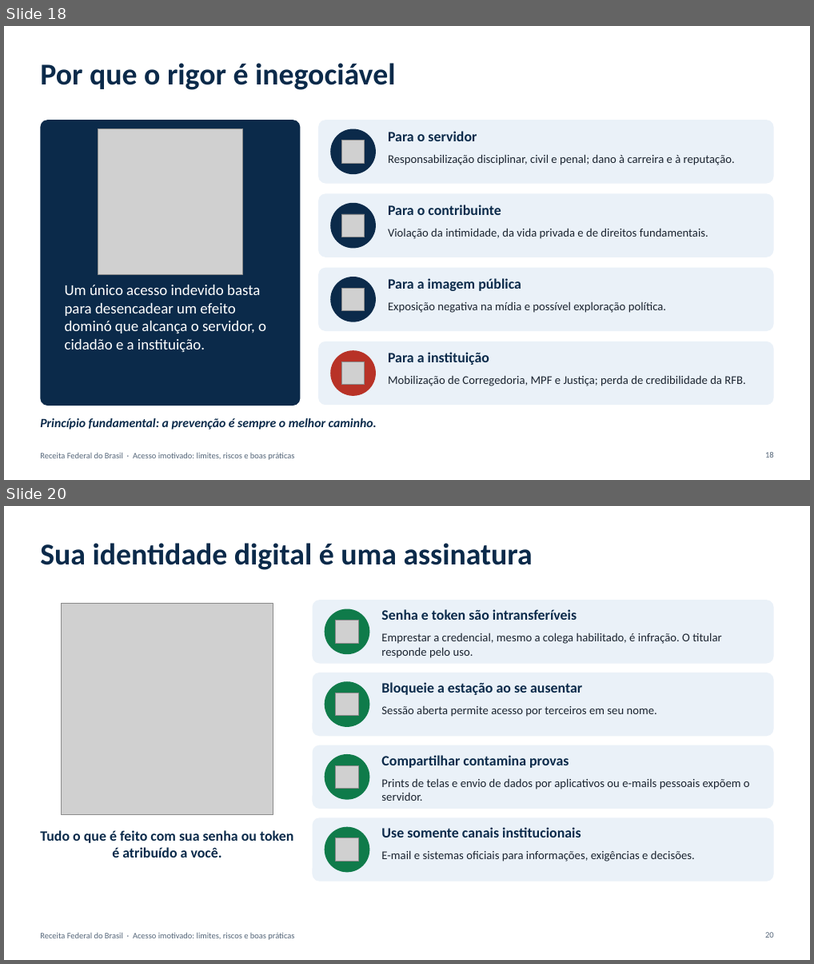
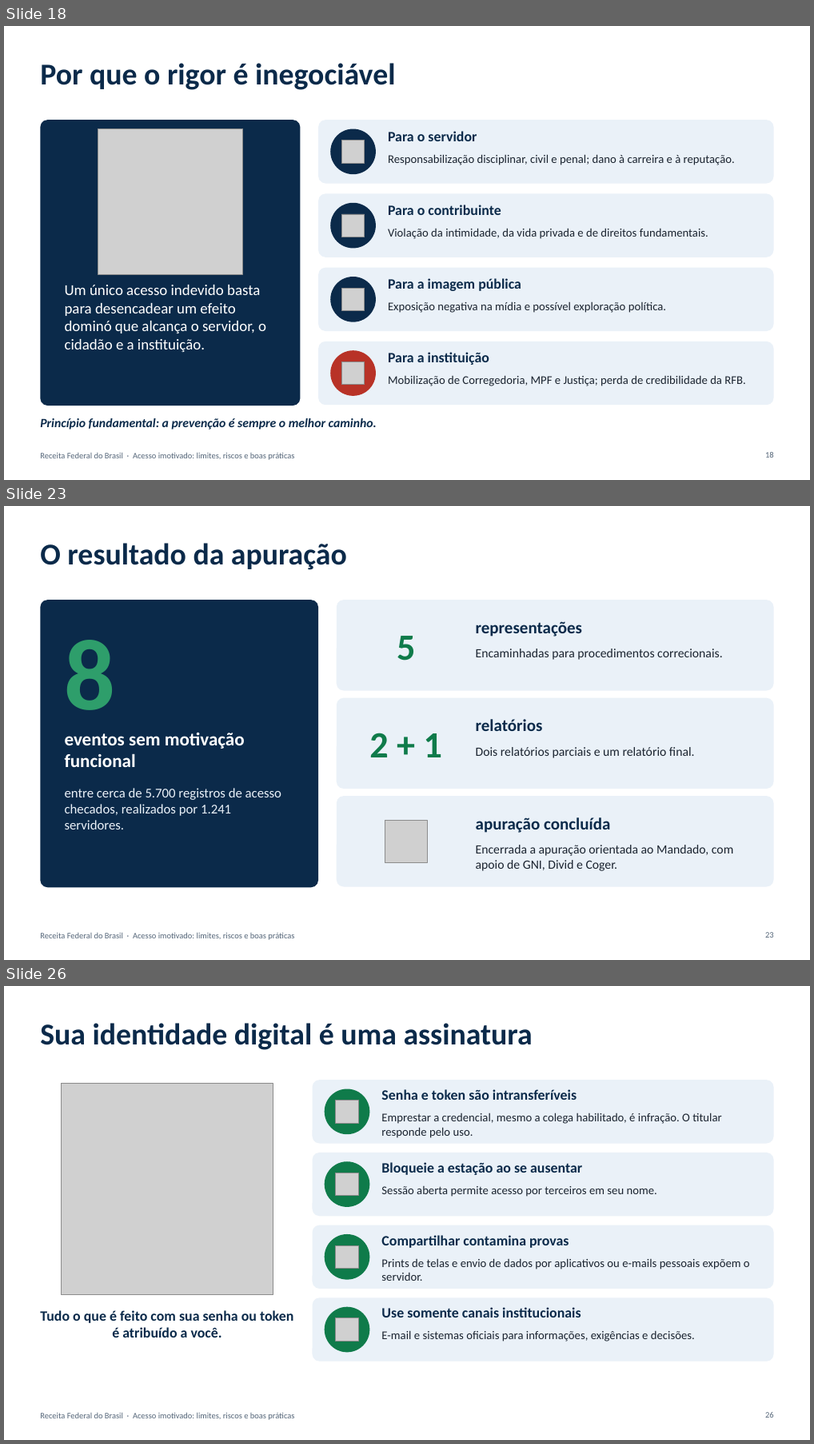
Before and after one commit to raphadesouzars-commits/desktop-tutorial, a slide deck: apresentacoes/Acesso_Imotivado_RFB.pptx. Shown one above the other, each under a label of ours: slides 18 and 20 before the commit, slides 18, 23 and 26 after it; the slides between them are not shown. The pictures are 814x964 and 814x1444 pixels, drawn with LibreOffice and Linux fonts; fonts in the diff are those of the drawing; grey boxes stand for pictures. Boxes give left, top, right and bottom in pixels: in the first picture for what was removed or moved away, otherwise in the second. Text is boxed around its words. In the diff, an @@ line names an element or a change of style, - is before the commit and + after.

```diff
--- a/apresentacoes/Acesso_Imotivado_RFB.pptx
+++ b/apresentacoes/Acesso_Imotivado_RFB.pptx
@@ slide 23 added at (x1=4, y1=506, x2=810, y2=960), background #FFFFFF; not listed: 1 template element that a slide beside it also shows @@
@@ title added at (x1=40, y1=543, x2=347, y2=570), 36 pt, text #0B2A4A, bold @@
+O resultado da apuração
@@ rounded rectangle added at (x1=40, y1=600, x2=318, y2=887), fill #0B2A4A @@
@@ rounded rectangle added at (x1=337, y1=600, x2=774, y2=691), fill #EAF1F8 @@
@@ text added at (x1=476, y1=621, x2=582, y2=636), 20 pt, text #0B2A4A, bold @@
+representações
@@ text added at (x1=65, y1=640, x2=116, y2=710), 120 pt, text #2E9E6B, bold @@
+8
@@ text added at (x1=397, y1=636, x2=415, y2=660), 44 pt, text #0F7B4A, bold @@
+5
@@ text added at (x1=476, y1=648, x2=723, y2=660), 15 pt, text #1B2430 @@
+Encaminhadas para procedimentos correcionais.
@@ rounded rectangle added at (x1=337, y1=698, x2=774, y2=788), fill #EAF1F8 @@
@@ text added at (x1=476, y1=719, x2=543, y2=731), 20 pt, text #0B2A4A, bold @@
+relatórios
@@ text added at (x1=65, y1=732, x2=245, y2=767), 22 pt, text #FFFFFF, bold @@
+eventos sem motivação funcional
@@ text added at (x1=370, y1=732, x2=442, y2=757), 44 pt, text #0F7B4A, bold @@
+2 + 1
@@ text added at (x1=476, y1=747, x2=695, y2=758), 15 pt, text #1B2430 @@
+Dois relatórios parciais e um relatório final.
@@ text added at (x1=65, y1=788, x2=282, y2=829), 16 pt, text #EAF1F8 @@
+entre cerca de 5.700 registros de acesso checados, realizados por 1.241 servidores.
@@ rounded rectangle added at (x1=337, y1=796, x2=774, y2=887), fill #EAF1F8 @@
@@ text added at (x1=476, y1=817, x2=610, y2=832), 20 pt, text #0B2A4A, bold @@
+apuração concluída
@@ picture added at (x1=385, y1=820, x2=427, y2=862) @@
@@ text added at (x1=476, y1=844, x2=734, y2=871), 15 pt, text #1B2430 @@
+Encerrada a apuração orientada ao Mandado, com apoio de GNI, Divid e Coger.
@@ page number added at (x1=766, y1=932, x2=774, y2=937), 10 pt, text #56677A @@
+23
@@ what was slide 20 is now slide 26 @@
```
Also in this commit, not shown: 2 slides changed, 5 other slides added.
